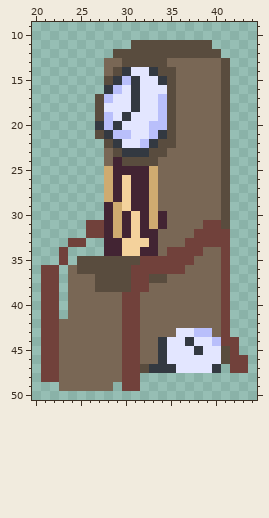
A pixel-art file gets an edit: art/props/chairs/clock_chair.aseprite. The picture above was drawn from the file before the commit.
64x64 pixels, 1 frame. Shown: x 20..44, y 9..50.
After:
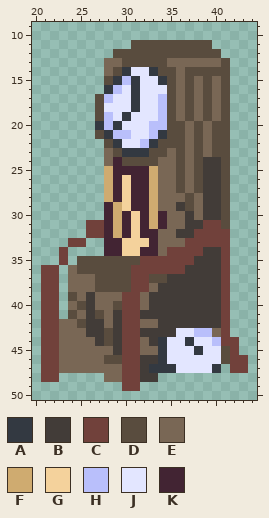
Palette (. is transparent): A #333941  B #423c38  C #71413b  D #594c3e  E #796755  F #cfab70  G #f4d29c  H #b9bffb  J #e3e6ff  K #422433
From old to new:
Layers "clock chair/Layer 15", "clock chair/Layer 12":
y 14: x 37..40 EEEE -> DDDD
y 15..19: x 37 E -> D; x 39 E -> D
y 20..23: x 36 E -> D; x 38 E -> D; x 40 E -> D
y 24..27: x 36 E -> D; x 38..40 EEE -> DBB
y 28: x 37 E -> D; x 39..40 EE -> BB
y 29: x 36..37 EE -> BD; x 39..40 EE -> BB
y 30: x 37 E -> B; x 39..40 EE -> BB
y 31: x 37..38 EE -> BB
y 32: x 36..37 EE -> BB
y 34: x 39..40 EE -> BB
y 35: x 38..40 EEE -> BBB
y 36: x 37..40 EEEE -> BBBB
y 37: x 35..40 EEEEEE -> BBBBBB
y 38: x 34..40 EEEEEEE -> BBBBBBB
y 39: x 24 E -> D; x 26 E -> B; x 33..40 EEEEEEEE -> BBBBBBBB
y 40: x 25..26 EE -> DB; x 29 E -> D; x 33..40 EEEEEEEE -> BBBBBBBB
y 41: x 24 E -> D; x 26..27 EE -> BD; x 29 E -> B; x 32..40 EEEEEEEEE -> BBBBBBBBB
y 42: x 25..27 EEE -> DBB; x 29 E -> B; x 34..40 EEEEEEE -> BBBBBBB
y 43: x 26..29 EEEE -> BBDB; x 32..35 EEEE -> BBBB
y 44: x 27..29 EEE -> BDB; x 33 E -> B
y 45: x 29 E -> B
y 46: x 28..29 EE -> DD; x 32..33 EE -> BB
y 47: x 32 D -> B
y 48: x 23..27 EEEEE -> .....; x 32..33 .. -> BB
y 49: x 23..28 EEEEEE -> ......
Boxes around the changes in both pictures, in picture pixels (x1, y1, x2, y2):
changed: (59, 67, 221, 391)
